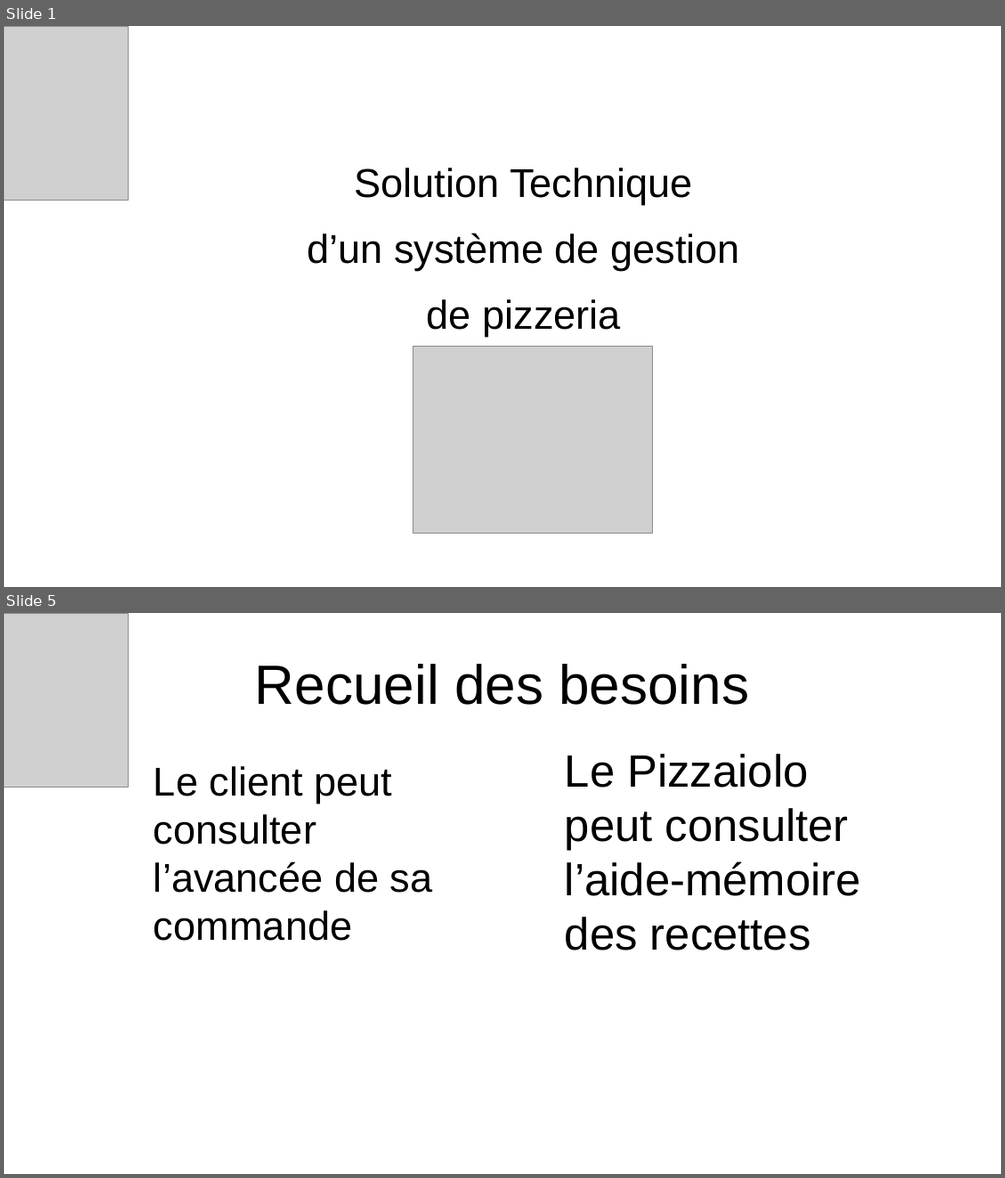
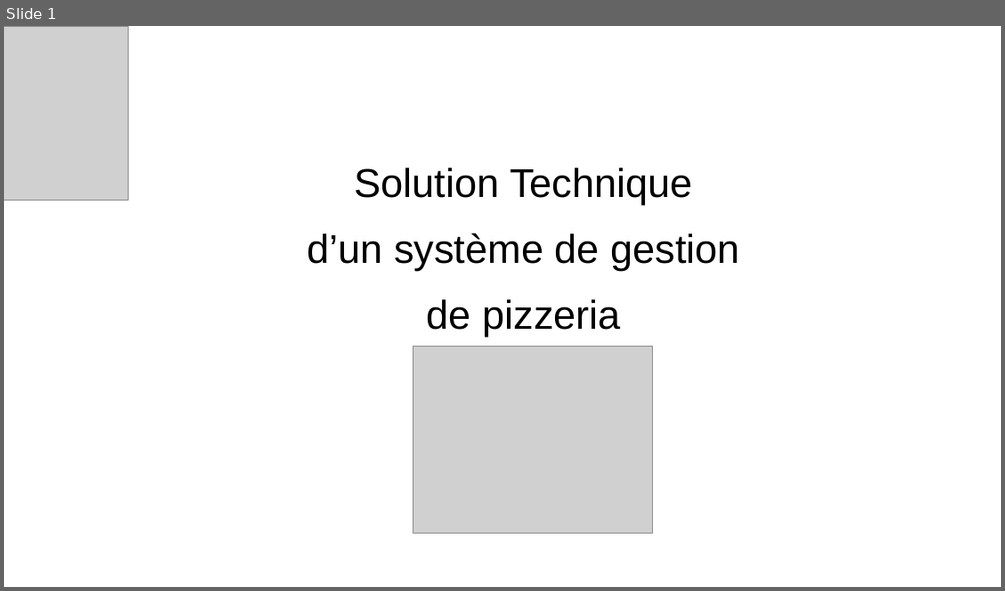
Before and after one commit to jbbaillet85/OCpizzas, a slide deck: documentation/Présentation technique.odp. Shown one above the other, each under a label of ours: slides 1 and 5 before the commit, slide 1 after it; the slides between them are not shown. The pictures are 1005x1178 and 1005x591 pixels, drawn with LibreOffice and Linux fonts; fonts in the diff are those of the drawing; grey boxes stand for pictures; background and template pictures are left out. Boxes give left, top, right and bottom in pixels: in the first picture for what was removed or moved away, otherwise in the second. Text is boxed around its words. In the diff, an @@ line names an element or a change of style, - is before the commit and + after.

```diff
--- a/documentation/Présentation technique.odp
+++ b/documentation/Présentation technique.odp
@@ slide 5 removed at [4,613,1001,1174], background picture (left out) @@
@@ picture removed at [4,613,129,787] @@
@@ title removed at [255,664,749,705] @@
-Recueil des besoins
@@ text removed at [154,766,433,941] @@
-Le client peut consulter l’avancée de sa commande
@@ text removed at [565,754,861,950] @@
-Le Pizzaiolo peut consulter l’aide-mémoire des recettes
```
Also in this commit, not shown: 3 slides changed, 3 slides added, 3 other slides removed, 12 other files.
